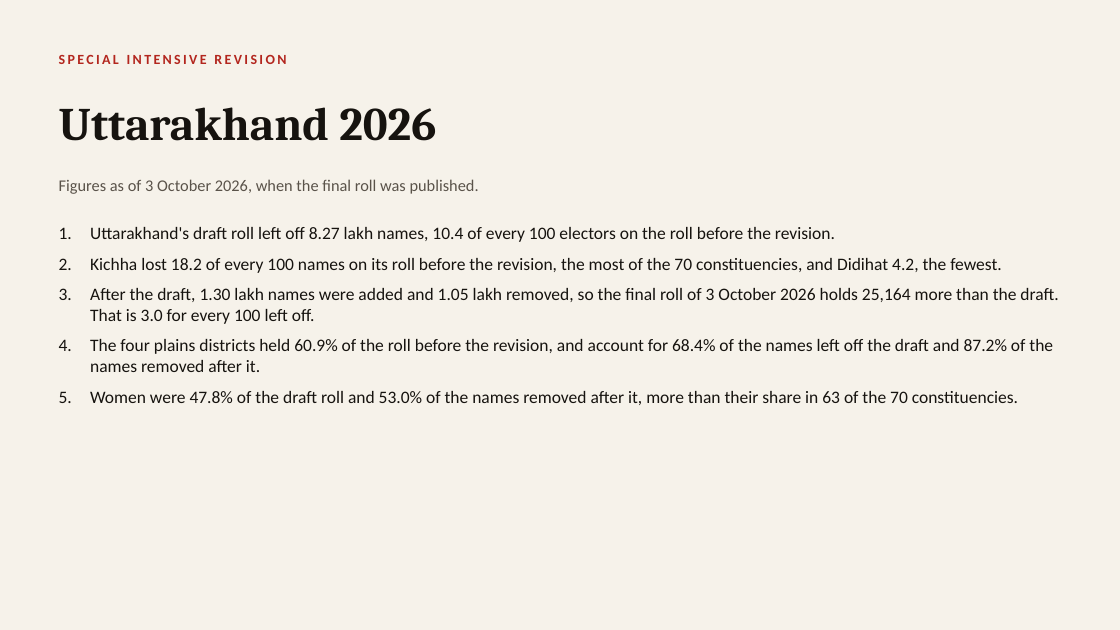
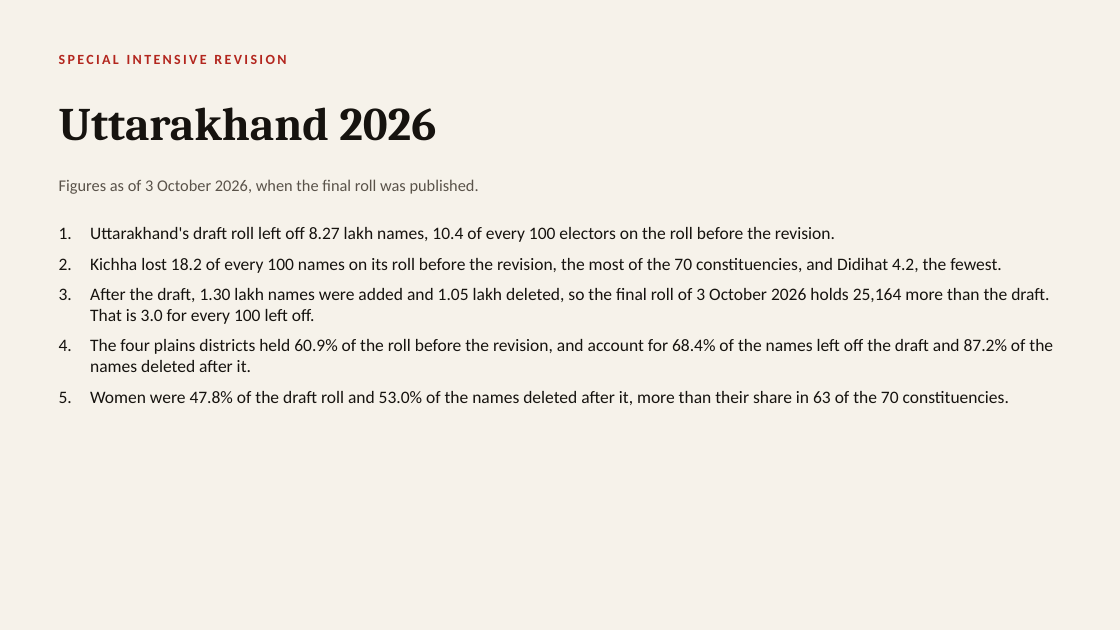
Before and after one commit to Varnasr/INDIA-DATA, a slide deck: slide 1 of reports/uttarakhand-sir-2026-deck.pptx. Drawn at 1120x630 pixels with LibreOffice and Linux fonts; fonts in the diff are those of the drawing. Boxes give left, top, right and bottom in pixels: in the first picture for what was removed or moved away, otherwise in the second. Text is boxed around its words. In the diff, an @@ line names an element or a change of style, - is before the commit and + after.

```diff
--- a/reports/uttarakhand-sir-2026-deck.pptx
+++ b/reports/uttarakhand-sir-2026-deck.pptx
@@ text at (x1=90, y1=288, x2=1053, y2=405): text changed @@
-3. After the draft, 1.30 lakh names were added and 1.05 lakh removed, so the final roll of 3 October 2026 holds 25,164 more than the draft. That is 3.0 for every 100 left off.
-4. The four plains districts held 60.9% of the roll before the revision, and account for 68.4% of the names left off the draft and 87.2% of the names removed after it.
-5. Women were 47.8% of the draft roll and 53.0% of the names removed after it, more than their share in 63 of the 70 constituencies.
+3. After the draft, 1.30 lakh names were added and 1.05 lakh deleted, so the final roll of 3 October 2026 holds 25,164 more than the draft. That is 3.0 for every 100 left off.
+4. The four plains districts held 60.9% of the roll before the revision, and account for 68.4% of the names left off the draft and 87.2% of the names deleted after it.
+5. Women were 47.8% of the draft roll and 53.0% of the names deleted after it, more than their share in 63 of the 70 constituencies.
```
Also in this commit, not shown: 4 other slides changed, 5 other files.
